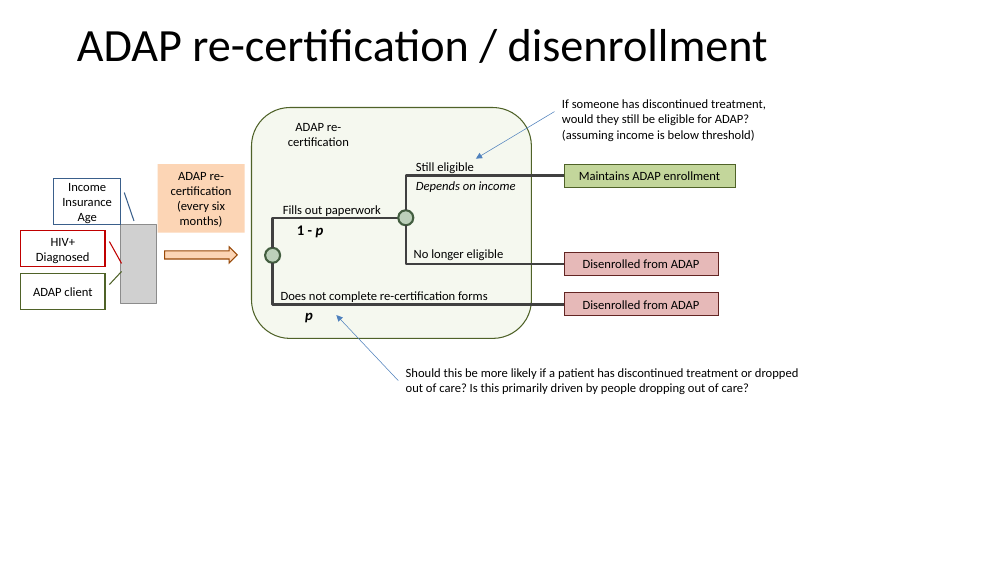
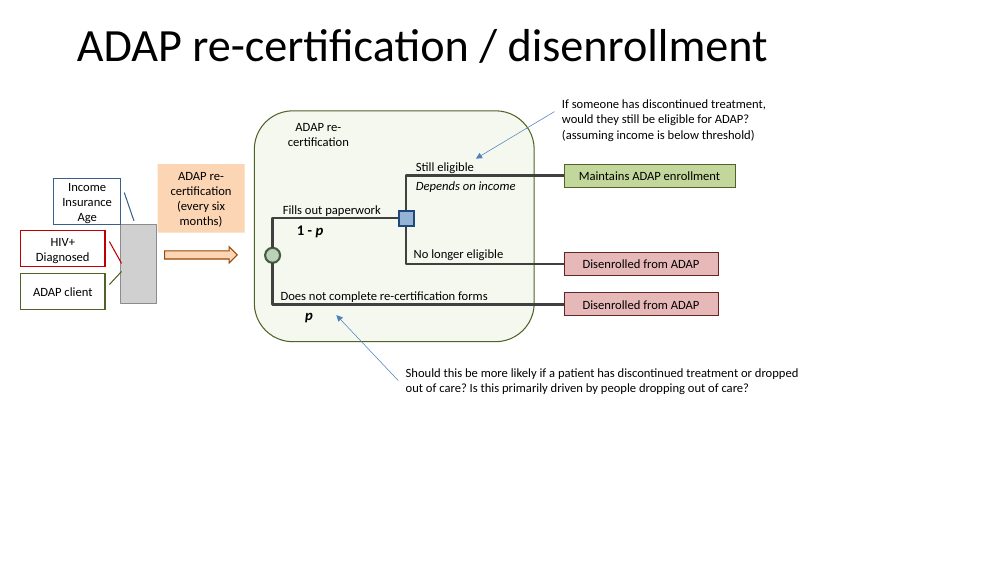
Before and after one commit to syzoekao/EpiModelCEA-presentation, a slide deck: slide 2 of figures/WHAMP_FlowDiagram.pptx. Drawn at 1008x567 pixels with LibreOffice and Linux fonts; fonts in the diff are those of the drawing; grey boxes stand for pictures. Boxes give left, top, right and bottom in pixels: in the first picture for what was removed or moved away, otherwise in the second. Text is boxed around its words. In the diff, an @@ line names an element or a change of style, - is before the commit and + after.

```diff
--- a/figures/WHAMP_FlowDiagram.pptx
+++ b/figures/WHAMP_FlowDiagram.pptx
@@ rounded rectangle: place and size @@
-rounded rectangle at [252, 107, 532, 338]
+rounded rectangle at [254, 111, 534, 342]
@@ ellipse removed at [399, 210, 414, 225] @@
@@ rectangle added at [399, 211, 414, 226], fill #95B3D7, outline #1F497D 2.25 pt @@
```
Also in this commit, not shown: 2 other slides changed, 15 other files.
